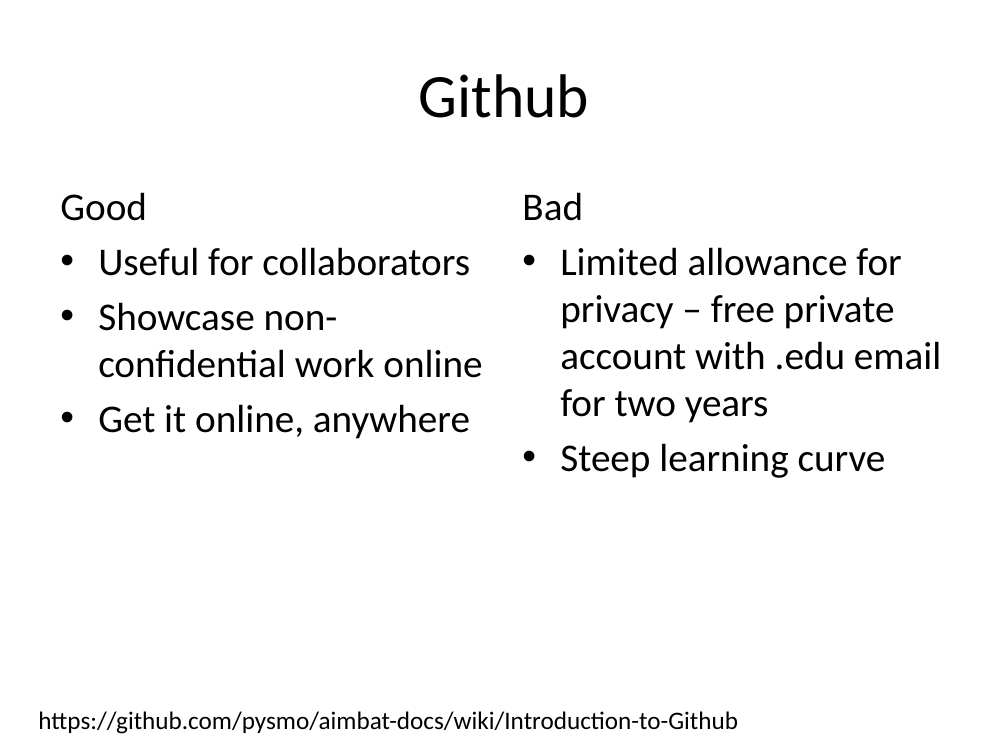
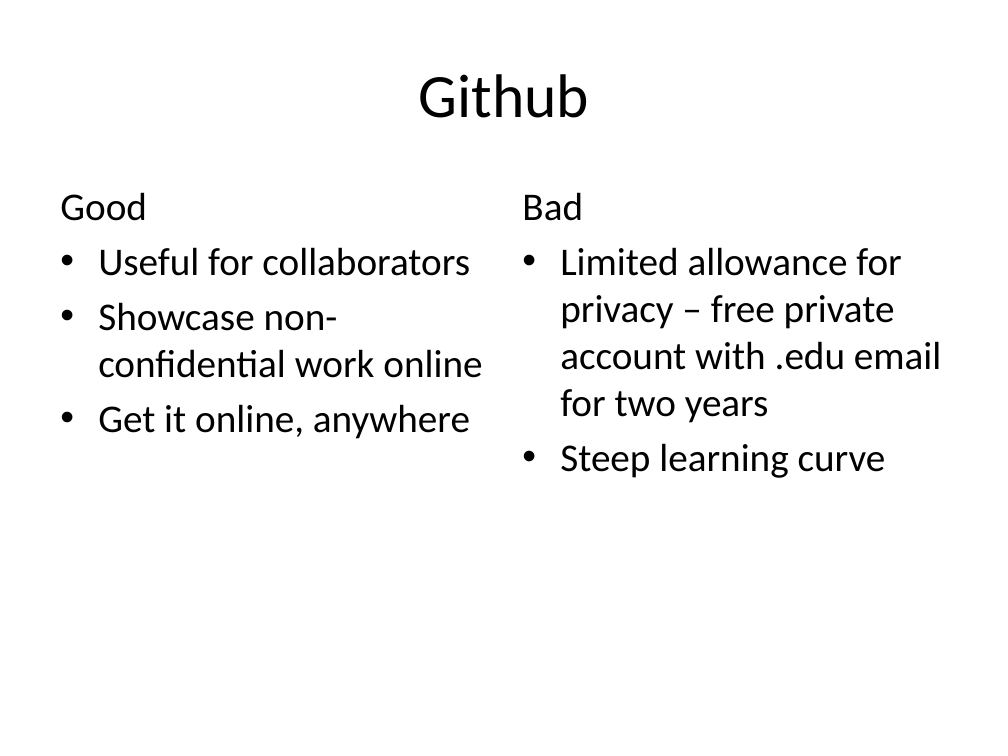
Before and after one commit to lkloh/USArray, a slide deck: slide 28 of BasicsOfCoding/BasicsOfCoding.pptx (slide 27 before the commit). Drawn at 1008x756 pixels with LibreOffice and Linux fonts; fonts in the diff are those of the drawing. Boxes give left, top, right and bottom in pixels: in the first picture for what was removed or moved away, otherwise in the second. Text is boxed around its words. In the diff, an @@ line names an element or a change of style, - is before the commit and + after.

```diff
--- a/BasicsOfCoding/BasicsOfCoding.pptx
+++ b/BasicsOfCoding/BasicsOfCoding.pptx
@@ text removed at bbox=[38, 711, 738, 734] @@
-https://github.com/pysmo/aimbat-docs/wiki/Introduction-to-Github
```
Also in this commit, not shown: 9 other slides changed, 1 slide added, 13 other files.
